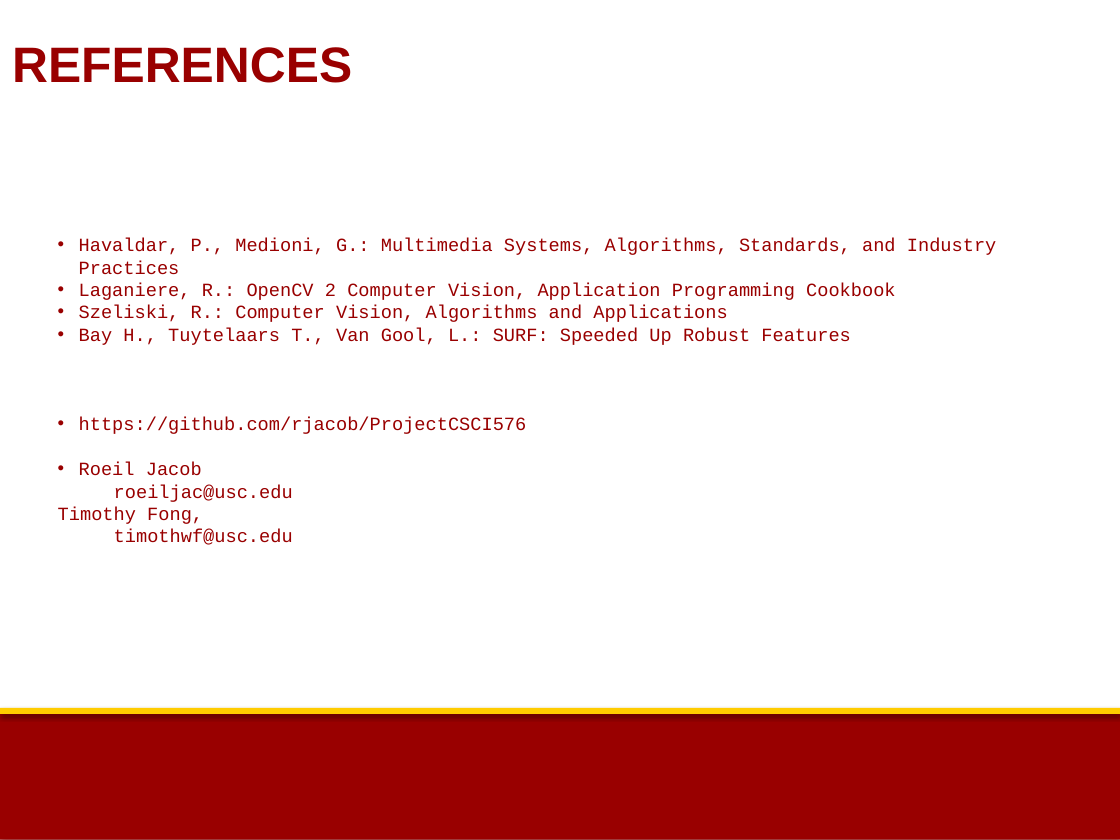
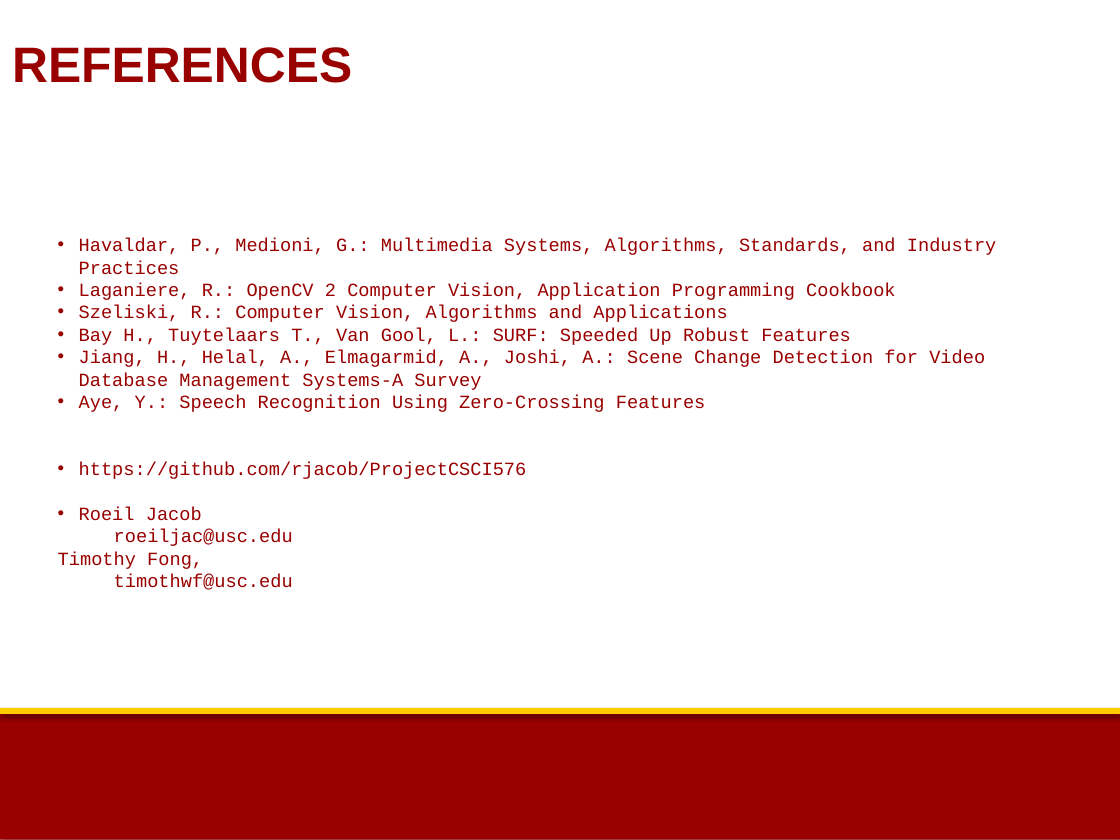
Before and after one commit to rjacob/ProjectCSCI576, a slide deck: slide 14 of Project.pptx. Drawn at 1120x840 pixels with LibreOffice and Linux fonts; fonts in the diff are those of the drawing; background and template pictures are left out. Boxes give left, top, right and bottom in pixels: in the first picture for what was removed or moved away, otherwise in the second. Text is boxed around its words. In the diff, an @@ line names an element or a change of style, - is before the commit and + after.

```diff
--- a/Project.pptx
+++ b/Project.pptx
@@ text at <box>79,350,985,412</box>: paragraphs added @@
+• Jiang, H., Helal, A., Elmagarmid, A., Joshi, A.: Scene Change Detection for Video Database Management Systems-A Survey
+• Aye, Y.: Speech Recognition Using Zero-Crossing Features
```
Also in this commit, not shown: 6 other slides changed, 7 other files.
